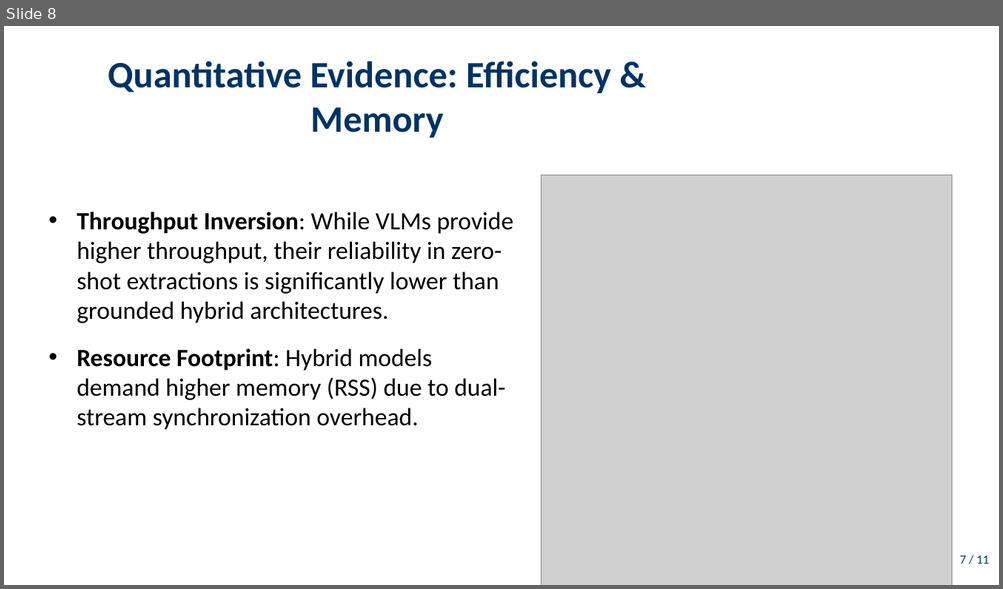
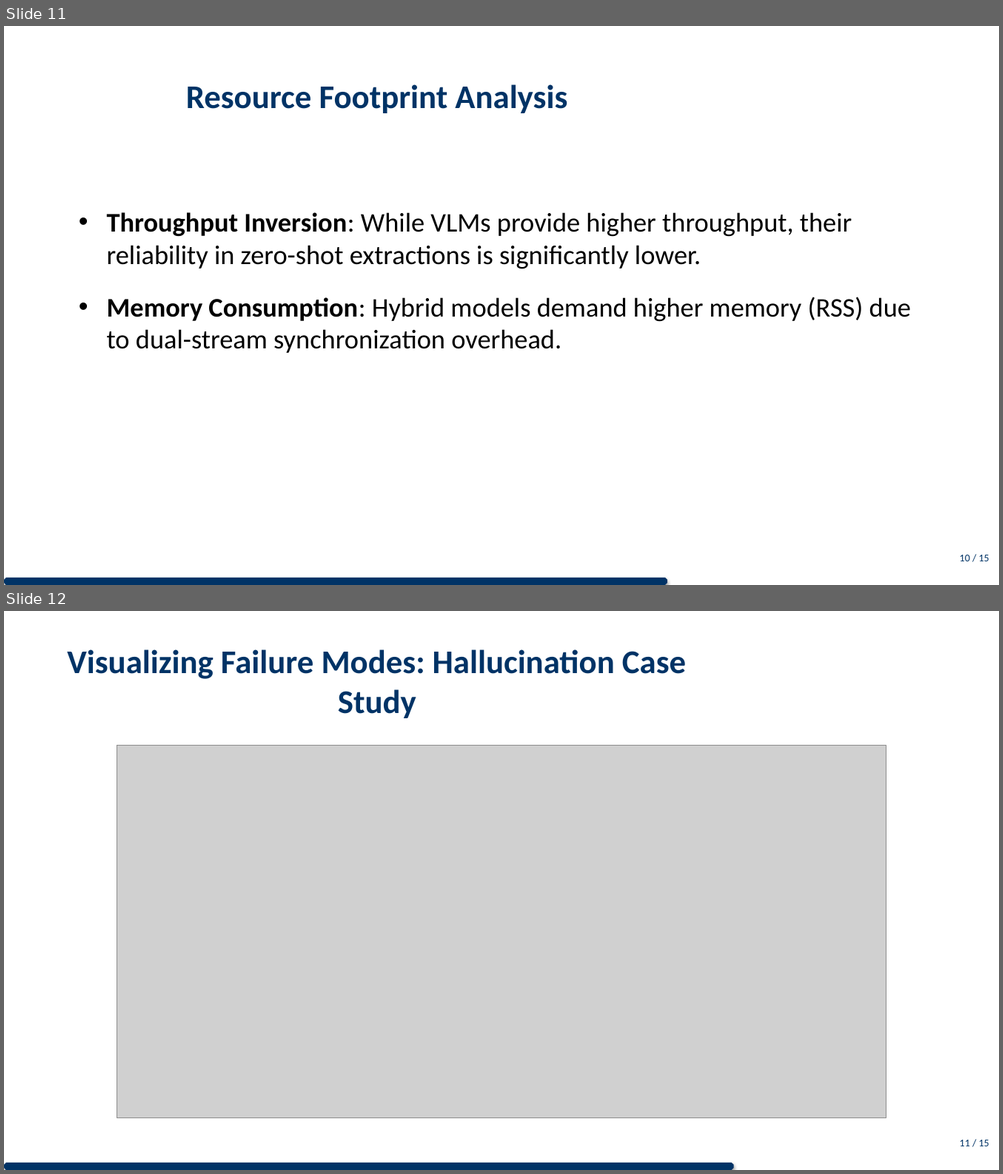
Before and after one commit to DESMOND135/DOCVQA-RAG-PERCEPTION-BENCHMARK, a slide deck: presentation/presentation.pptx. Shown one above the other, each under a label of ours: slide 8 before the commit, slides 11 and 12 after it. The pictures are 1003x589 and 1003x1174 pixels, drawn with LibreOffice and Linux fonts; fonts in the diff are those of the drawing; grey boxes stand for pictures. Boxes give left, top, right and bottom in pixels: in the first picture for what was removed or moved away, otherwise in the second. Text is boxed around its words. In the diff, an @@ line names an element or a change of style, - is before the commit and + after.

Commit message:
Defense Presentation Masterclass: Separated diagrams for visual impact, centralized all slide titles, and implemented a premium Navy Blue branding system with progress tracking.

```diff
--- a/presentation/presentation.pptx
+++ b/presentation/presentation.pptx
@@ slide 12 added at (4, 611, 999, 1170), background #FFFFFF @@
@@ title added at (67, 649, 686, 718), 32 pt, text #003366, bold @@
+Visualizing Failure Modes: Hallucination Case Study
@@ picture added at (117, 745, 886, 1119) @@
@@ text added at (959, 1140, 989, 1147), 10 pt, text #003366 @@
+11 / 15
@@ octagon added at (4, 1163, 734, 1170), fill #003366 @@
@@ what was slide 8 is now slide 11 @@
@@ slide 11 changed as well @@
@@ title at (186, 84, 567, 113): text changed; size 36 to 32 pt @@
-Quantitative Evidence: Efficiency & Memory
+Resource Footprint Analysis
@@ picture removed at (541, 175, 951, 585) @@
@@ text at (107, 212, 910, 353): text changed; size 24 to 26 pt @@
-• Throughput Inversion: While VLMs provide higher throughput, their reliability in zero-shot extractions is significantly lower than grounded hybrid architectures.
-• Resource Footprint: Hybrid models demand higher memory (RSS) due to dual-stream synchronization overhead.
+• Throughput Inversion: While VLMs provide higher throughput, their reliability in zero-shot extractions is significantly lower.
+• Memory Consumption: Hybrid models demand higher memory (RSS) due to dual-stream synchronization overhead.
@@ text at (959, 555, 989, 562): text changed; size 12 to 10 pt @@
-7 / 11
+10 / 15
@@ octagon added at (4, 578, 667, 585), fill #003366 @@
```
Also in this commit, not shown: 11 other slides changed, 3 other slides added, 2 other files.
